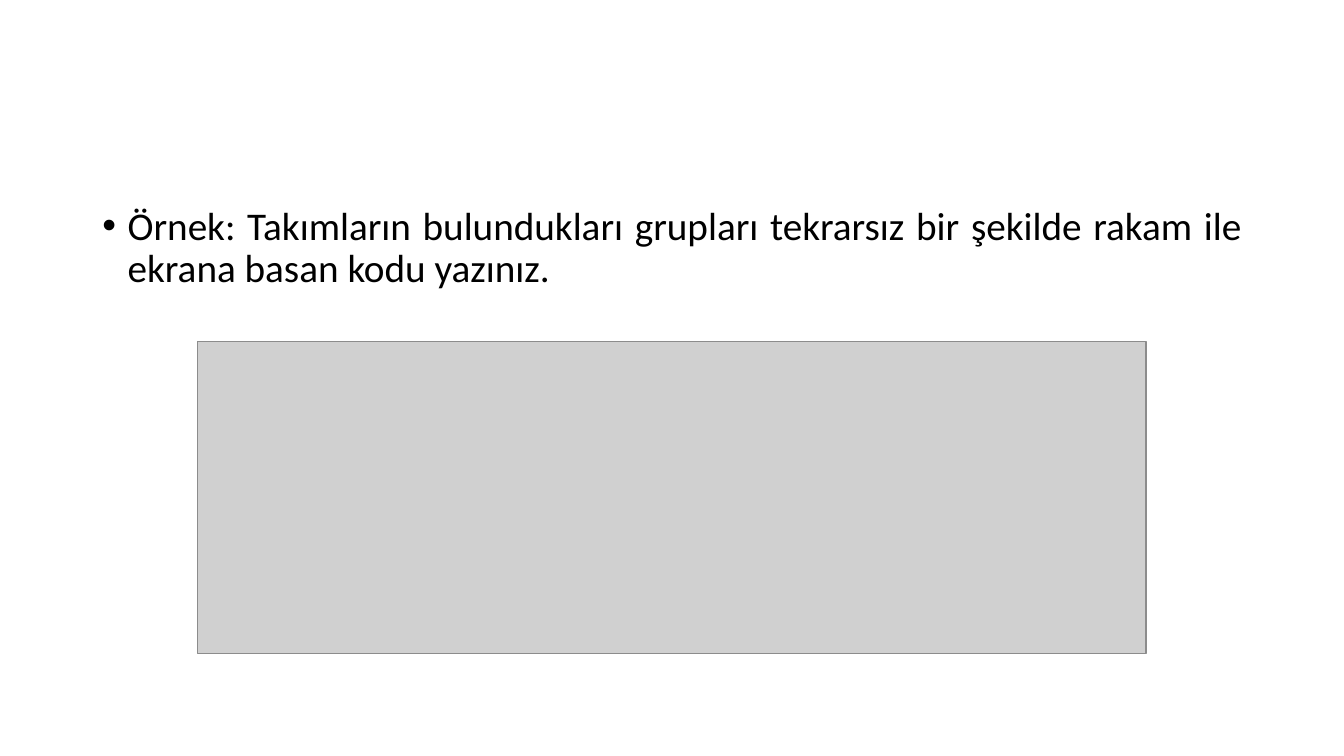
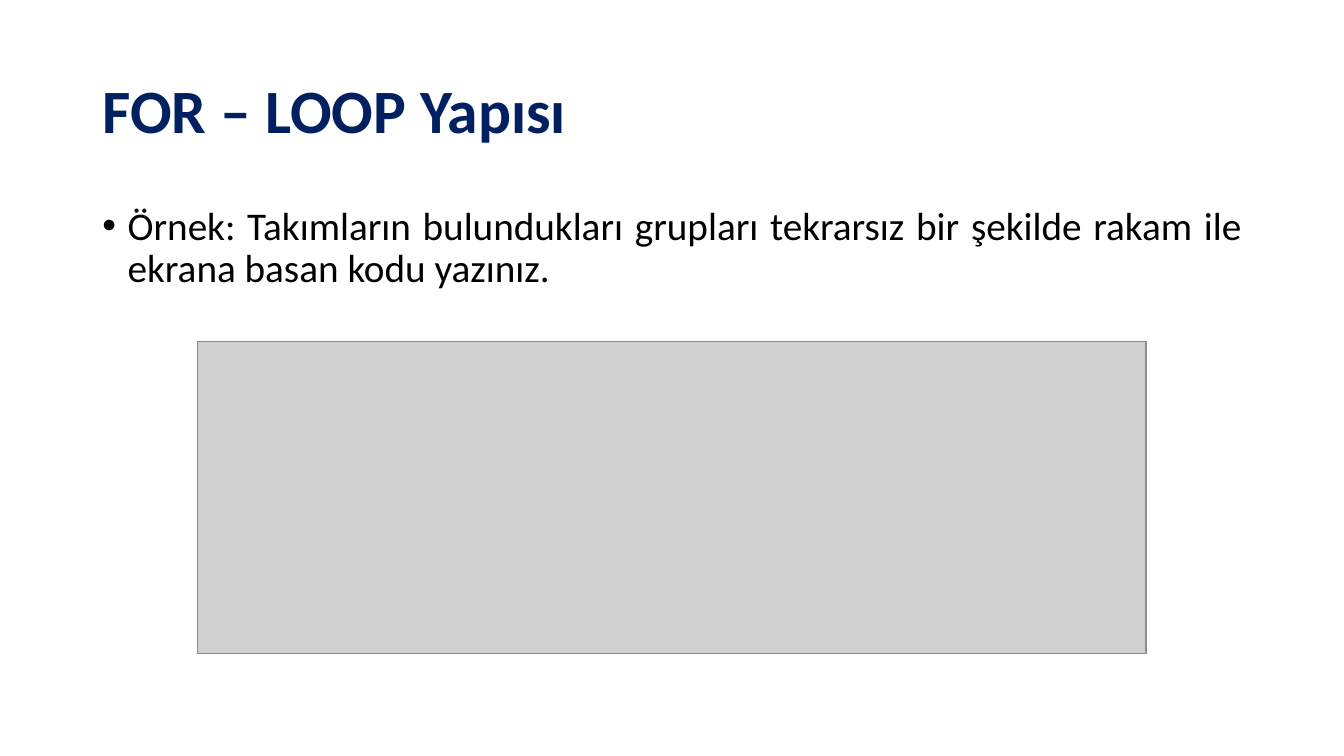
Before and after one commit to SevdanurGENC/Oracle-DB-SQL-Developer-Lecture-Notes, a slide deck: slide 47 of Slides/Oracle DB & SQL Developer - Bolum IV.pptx. Drawn at 1344x756 pixels with LibreOffice and Linux fonts; fonts in the diff are those of the drawing; grey boxes stand for pictures. Boxes give left, top, right and bottom in pixels: in the first picture for what was removed or moved away, otherwise in the second. Text is boxed around its words. In the diff, an @@ line names an element or a change of style, - is before the commit and + after.

```diff
--- a/Slides/Oracle DB & SQL Developer - Bolum IV.pptx
+++ b/Slides/Oracle DB & SQL Developer - Bolum IV.pptx
@@ title added at [102, 92, 566, 143], 44 pt, text #002060, bold @@
+FOR – LOOP Yapısı
```
Also in this commit, not shown: 13 other slides changed, 1 slide added, 1 slide removed, 2 other files.
